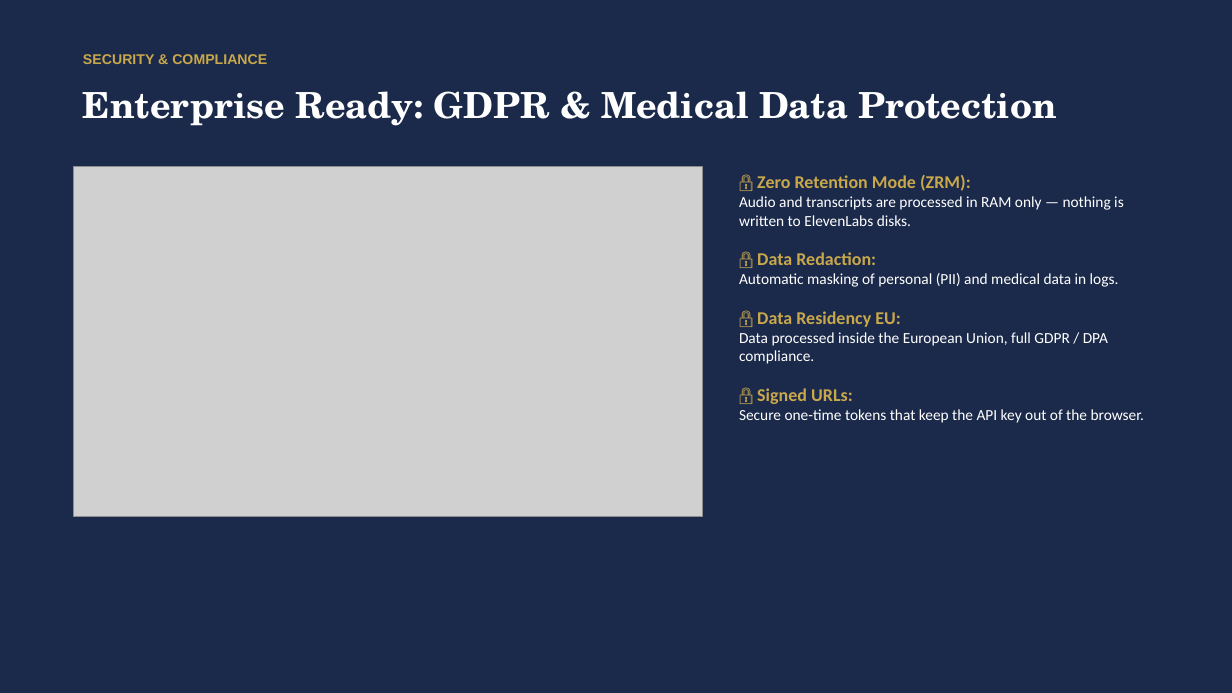
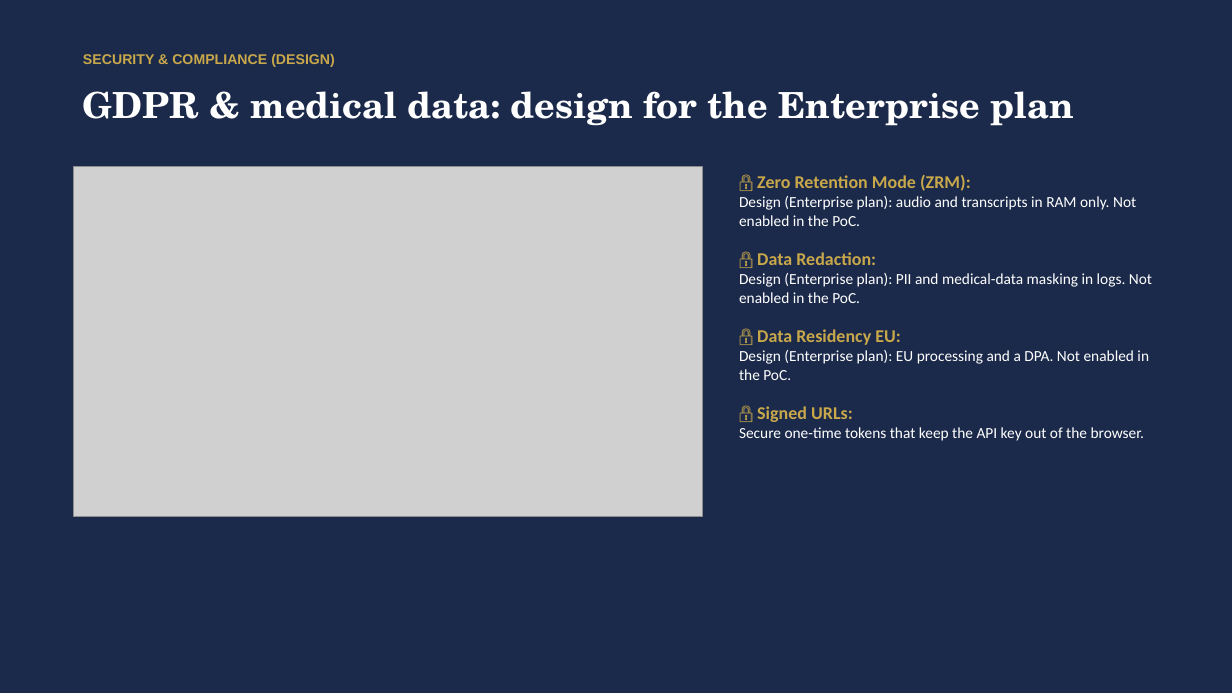
Before and after one commit to kpulka/Elevenlabs_SpaHotel_PoC, a slide deck: slide 10 of presentation/Bukowy_Dwor_Case_Study_EN.pptx. Drawn at 1232x693 pixels with LibreOffice and Linux fonts; fonts in the diff are those of the drawing; grey boxes stand for pictures. Boxes give left, top, right and bottom in pixels: in the first picture for what was removed or moved away, otherwise in the second. Text is boxed around its words. In the diff, an @@ line names an element or a change of style, - is before the commit and + after.

```diff
--- a/presentation/Bukowy_Dwor_Case_Study_EN.pptx
+++ b/presentation/Bukowy_Dwor_Case_Study_EN.pptx
@@ text at <box>83,54,335,67</box>: text changed @@
-SECURITY & COMPLIANCE
+SECURITY & COMPLIANCE (DESIGN)
@@ text at <box>83,91,1074,126</box>: text changed @@
-Enterprise Ready: GDPR & Medical Data Protection
+GDPR & medical data: design for the Enterprise plan
@@ text at <box>739,196,1136,226</box>: text changed @@
-Audio and transcripts are processed in RAM only — nothing is written to ElevenLabs disks.
+Design (Enterprise plan): audio and transcripts in RAM only. Not enabled in the PoC.
@@ text at <box>739,273,1152,303</box>: text changed @@
-Automatic masking of personal (PII) and medical data in logs.
+Design (Enterprise plan): PII and medical-data masking in logs. Not enabled in the PoC.
@@ text at <box>739,350,1149,380</box>: text changed @@
-Data processed inside the European Union, full GDPR / DPA compliance.
+Design (Enterprise plan): EU processing and a DPA. Not enabled in the PoC.
```
Also in this commit, not shown: 4 other slides changed, 33 other files.
